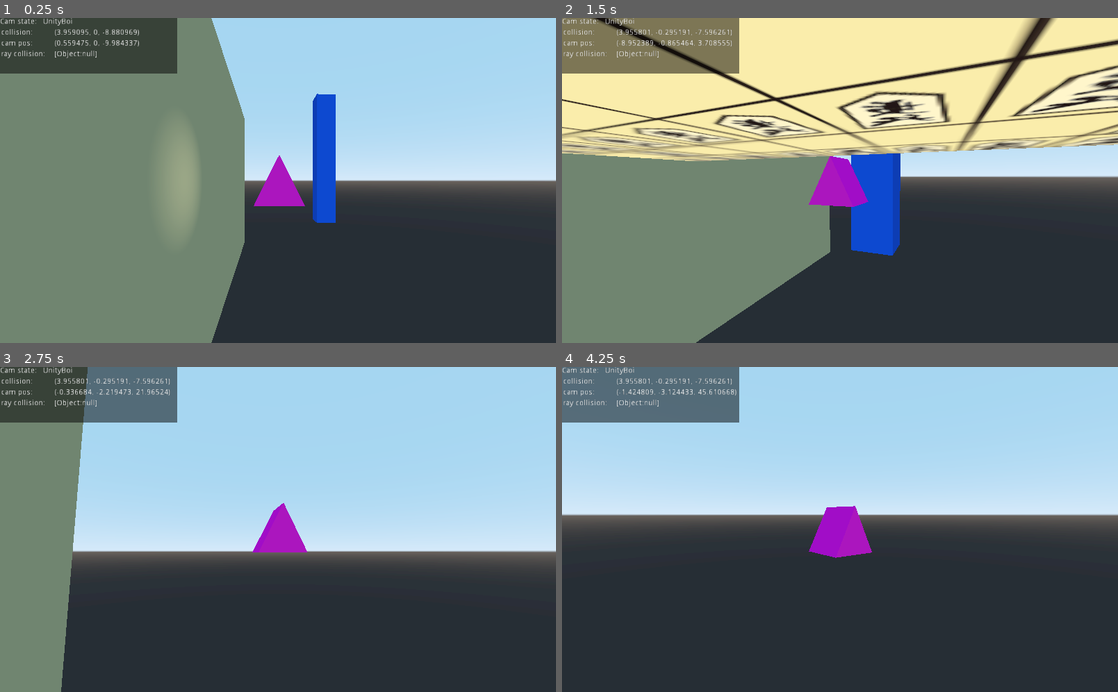
Above: before the commit, frames 1-4 (two rows, left to right).
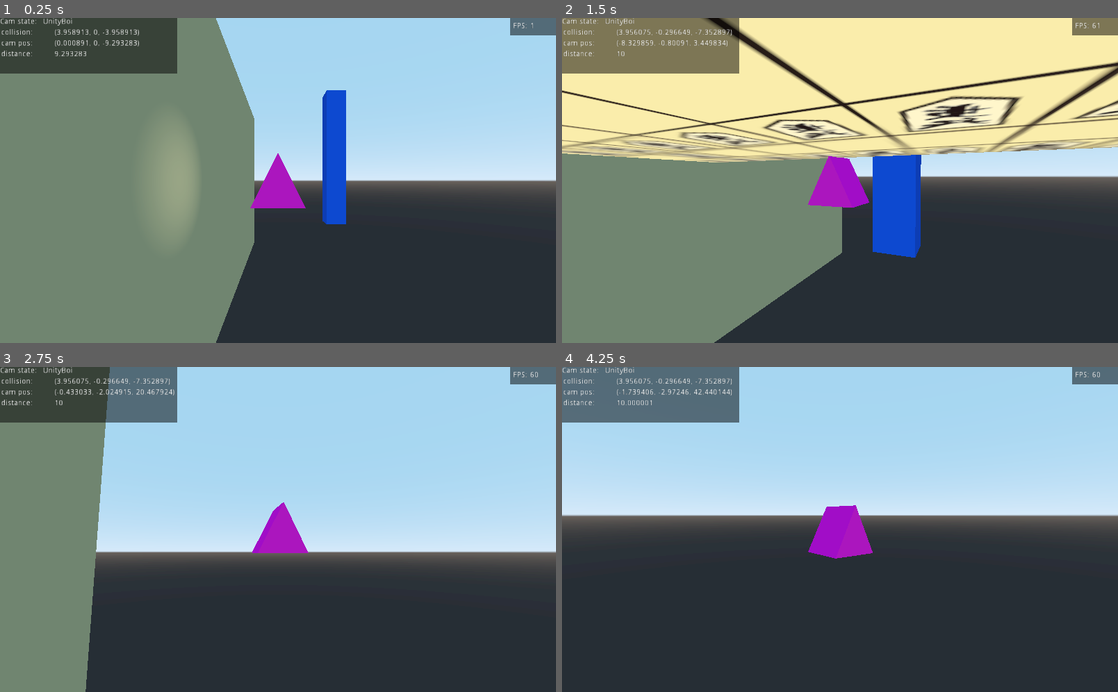
Above: after the commit, the same moments.

Repository: niklas-berg/Camera-State-Machine
Game: Godot game, scene res://Try hard.tscn
Two runs of this game, one before a commit and one after it. Both use one fixed random seed, a clock stepped at 60 frames per second and the inputs below.
Inputs (mouse positions are in pixels of both pictures, inside the frame that each line leads up to):
- Up to frame 1 (0.25 s): no input
- Up to frame 2 (1.5 s): move the mouse to (867, 180) at 0.52 s; hold Shift (crouch) 0.53-1.28 s; hold Up (ui_up) from 0.53 s (still down); tap Space (jump) at 0.77 s; move the mouse to (812, 180) at 1.27 s; tap Shift (crouch) at 1.35 s
- Up to frame 3 (2.75 s): keep holding Up (ui_up); tap Space (jump) at 1.52 s; move the mouse to (289, 523) at 2.02 s; hold Shift (crouch) from 2.03 s (still down)
- Up to frame 4 (4.25 s): keep holding Up (ui_up); move the mouse to (834, 536) at 2.77 s; release Shift (crouch) at 2.78 s; tap Shift (crouch) at 2.85 s; tap Space (jump) at 3.02, 3.77 s; tap Enter at 3.5 s; move the mouse to (878, 532) at 3.52 s; hold Shift (crouch) from 3.53 s (still down)

The runs differ from the first frame. In frame 1, 4.0% of the frame differs, in the area x 0-100%, y 0-100%; in frame 2, 20%; in frame 3, 5.3%; in frame 4, 1.4%.

Commit message:
Using a slight nudge on KinematicBody to detect whether we're sliding or occlusion has occurred

Diff:
--- /dev/null
+++ b/KinematicBody.gd
@@ -0,0 +1,20 @@
+extends KinematicBody
+
+var velocity: Vector3
+var useKinematics: bool = false
+
+func _ready():
+	velocity = Vector3(0,0,0)
+
+func _process(delta):
+#	velocity = get_node("/root/Node/KinematicBody/Camera/States/UnityBoi").vel
+	pass
+
+func _physics_process(delta):
+	if useKinematics:
+		move_and_slide(velocity)
+
+
+func move(vel):
+#	move_and_slide(velocity)
+	pass
--- a/Movement.gd
+++ b/Movement.gd
@@ -36,4 +36,5 @@
 	preA = target.global_transform.origin
 
 func _physics_process(delta):
-	target.global_transform.origin = target.global_transform.origin.cubic_interpolate(desiredPos, preA, postB, delta * 25.0)
+#	target.global_transform.origin = target.global_transform.origin.cubic_interpolate(desiredPos, preA, postB, delta * 25.0)
+	target.global_transform.origin = desiredPos
--- a/Try hard.tscn
+++ b/Try hard.tscn
@@ -1,16 +1,17 @@
-[gd_scene load_steps=25 format=2]
-
-[ext_resource path="res://Camera_State_Machine.gd" type="Script" id=1]
-[ext_resource path="res://Cam_Globals.gd" type="Script" id=2]
-[ext_resource path="res://Camera_Interface.gd" type="Script" id=3]
-[ext_resource path="res://Free_Look.gd" type="Script" id=4]
-[ext_resource path="res://Lerp_In.gd" type="Script" id=5]
-[ext_resource path="res://Lerp_Out.gd" type="Script" id=6]
-[ext_resource path="res://Collision_Position.gd" type="Script" id=7]
-[ext_resource path="res://Slide_Boi.gd" type="Script" id=8]
-[ext_resource path="res://UnityBoi.gd" type="Script" id=9]
-[ext_resource path="res://Assets/shogi.png" type="Texture" id=10]
-[ext_resource path="res://Movement.gd" type="Script" id=11]
+[gd_scene load_steps=28 format=2]
+
+[ext_resource path="res://KinematicBody.gd" type="Script" id=1]
+[ext_resource path="res://Camera_State_Machine.gd" type="Script" id=2]
+[ext_resource path="res://Cam_Globals.gd" type="Script" id=3]
+[ext_resource path="res://Camera_Interface.gd" type="Script" id=4]
+[ext_resource path="res://Free_Look.gd" type="Script" id=5]
+[ext_resource path="res://Lerp_In.gd" type="Script" id=6]
+[ext_resource path="res://Lerp_Out.gd" type="Script" id=7]
+[ext_resource path="res://Collision_Position.gd" type="Script" id=8]
+[ext_resource path="res://Slide_Boi.gd" type="Script" id=9]
+[ext_resource path="res://UnityBoi.gd" type="Script" id=10]
+[ext_resource path="res://Assets/shogi.png" type="Texture" id=11]
+[ext_resource path="res://Movement.gd" type="Script" id=12]
 
 [sub_resource type="SphereShape" id=1]
 
@@ -214,16 +215,16 @@
 distance_fade_mode = 0
 _sections_unfolded = [ "Albedo", "Flags", "Parameters" ]
 
-[sub_resource type="PlaneMesh" id=13]
-
-material = SubResource( 12 )
+[sub_resource type="PlaneMesh" id=9]
+
+material = SubResource( 8 )
 custom_aabb = AABB( 0, 0, 0, 0, 0, 0 )
 flip_faces = false
 size = Vector2( 2, 2 )
 subdivide_width = 0
 subdivide_depth = 0
 
-[sub_resource type="Shader" id=8]
+[sub_resource type="Shader" id=10]
 
 code = "shader_type canvas_item;
 render_mode blend_mix;
@@ -234,13 +235,29 @@
 }
 "
 
-[sub_resource type="ShaderMaterial" id=9]
+[sub_resource type="ShaderMaterial" id=11]
 
 render_priority = 0
-shader = SubResource( 8 )
+shader = SubResource( 10 )
 _sections_unfolded = [ "shader" ]
 
-[sub_resource type="PrismMesh" id=10]
+[sub_resource type="Shader" id=12]
+
+code = "shader_type canvas_item;
+render_mode blend_mix;
+
+void fragment(){
+
+	COLOR = vec4(0.0, 0.0, 0.0, 0.5);
+}
+"
+
+[sub_resource type="ShaderMaterial" id=13]
+
+render_priority = 0
+shader = SubResource( 12 )
+
+[sub_resource type="PrismMesh" id=14]
 
 custom_aabb = AABB( 0, 0, 0, 0, 0, 0 )
 flip_faces = false
@@ -307,6 +324,7 @@
 _sections_unfolded = [ "Albedo", "Roughness" ]
 
 [node name="Node" type="Node"]
+_sections_unfolded = [ "Pause", "Script" ]
 
 [node name="KinematicBody" type="KinematicBody" parent="."]
 transform = Transform( 1, 0, 0, 0, 1, 0, 0, 0, 1, 0, 0, -10 )
@@ -318,9 +336,11 @@
 move_lock_y = false
 move_lock_z = false
 collision/safe_margin = 0.005
+script = ExtResource( 1 )
 _sections_unfolded = [ "Collision", "Transform", "collision" ]
 
 [node name="CollisionShape" type="CollisionShape" parent="KinematicBody"]
+transform = Transform( 1, 0, 0, 0, 1, 0, 0, 0, 1, 0, 0, 2.56764 )
 shape = SubResource( 1 )
 disabled = false
 _sections_unfolded = [ "Transform", "shape" ]
@@ -339,34 +359,34 @@
 size = 1.0
 near = 0.05
 far = 100.0
-script = ExtResource( 1 )
+script = ExtResource( 2 )
 _sections_unfolded = [ "Transform" ]
 
 [node name="Globals" type="Node" parent="KinematicBody/Camera"]
-script = ExtResource( 2 )
+script = ExtResource( 3 )
 
 [node name="States" type="Node" parent="KinematicBody/Camera"]
-script = ExtResource( 3 )
+script = ExtResource( 4 )
 
 [node name="Free_Look" type="Node" parent="KinematicBody/Camera/States"]
-script = ExtResource( 4 )
+script = ExtResource( 5 )
 
 [node name="Lerp_In" type="Node" parent="KinematicBody/Camera/States"]
-script = ExtResource( 5 )
+script = ExtResource( 6 )
 
 [node name="Lerp_Out" type="Node" parent="KinematicBody/Camera/States"]
-script = ExtResource( 6 )
+script = ExtResource( 7 )
 
 [node name="Collision_Position" type="Node" parent="KinematicBody/Camera/States"]
-script = ExtResource( 7 )
+script = ExtResource( 8 )
 
 [node name="Slide_Boi" type="Node" parent="KinematicBody/Camera/States"]
-script = ExtResource( 8 )
+script = ExtResource( 9 )
 
 [node name="UnityBoi" type="Node" parent="KinematicBody/Camera/States"]
-script = ExtResource( 9 )
+script = ExtResource( 10 )
 mouseSens = 0.5
-damp = 15.0
+damp = 30.0
 
 [node name="OmniLight" type="OmniLight" parent="."]
 layers = 1
@@ -389,9 +409,8 @@
 omni_shadow_detail = 1
 
 [node name="A" type="MeshInstance" parent="."]
-editor/display_folded = true
 transform = Transform( 1, 0, 0, 0, 6.8, 0, 0, 0, 1, -5.91625, 2.33723, 15.2674 )
-layers = 1
+layers = 3
 material_override = null
 cast_shadow = 1
 extra_cull_margin = 0.0
@@ -408,12 +427,12 @@
 [node name="StaticBody" type="StaticBody" parent="A"]
 input_ray_pickable = true
 input_capture_on_drag = false
-collision_layer = 1
-collision_mask = 1
+collision_layer = 3
+collision_mask = 3
 physics_material_override = null
 constant_linear_velocity = Vector3( 0, 0, 0 )
 constant_angular_velocity = Vector3( 0, 0, 0 )
-_sections_unfolded = [ "Transform" ]
+_sections_unfolded = [ "Collision", "Matrix", "Transform" ]
 
 [node name="CollisionShape" type="CollisionShape" parent="A/StaticBody"]
 shape = SubResource( 4 )
@@ -421,9 +440,8 @@
 _sections_unfolded = [ "Transform", "Visibility" ]
 
 [node name="B" type="MeshInstance" parent="."]
-editor/display_folded = true
 transform = Transform( 1, 0, 0, 0, 10.46, 0, 0, 0, 30, 5, 0, 0 )
-layers = 1
+layers = 3
 material_override = null
 cast_shadow = 1
 extra_cull_margin = 0.0
@@ -440,12 +458,12 @@
 [node name="StaticBody" type="StaticBody" parent="B"]
 input_ray_pickable = true
 input_capture_on_drag = false
-collision_layer = 1
-collision_mask = 1
+collision_layer = 3
+collision_mask = 3
 physics_material_override = null
 constant_linear_velocity = Vector3( 0, 0, 0 )
 constant_angular_velocity = Vector3( 0, 0, 0 )
-_sections_unfolded = [ "Transform" ]
+_sections_unfolded = [ "Collision", "Transform" ]
 
 [node name="CollisionShape" type="CollisionShape" parent="B/StaticBody"]
 shape = SubResource( 7 )
@@ -463,14 +481,70 @@
 lod_min_hysteresis = 0.0
 lod_max_distance = 0.0
 lod_max_hysteresis = 0.0
-mesh = SubResource( 13 )
+mesh = SubResource( 9 )
 skeleton = NodePath("..")
 material/0 = null
 _sections_unfolded = [ "Geometry", "Transform", "Visibility", "mesh" ]
 
+[node name="FpsPanel" type="Panel" parent="."]
+material = SubResource( 11 )
+anchor_left = 0.0
+anchor_top = 0.0
+anchor_right = 0.0
+anchor_bottom = 0.0
+margin_left = 940.0
+margin_top = -1.0
+margin_right = 1025.0
+margin_bottom = 32.0
+rect_pivot_offset = Vector2( 0, 0 )
+rect_clip_content = false
+mouse_filter = 0
+mouse_default_cursor_shape = 0
+size_flags_horizontal = 1
+size_flags_vertical = 1
+_sections_unfolded = [ "Material", "material" ]
+
+[node name="FpsLabel" type="Label" parent="FpsPanel"]
+anchor_left = 0.0
+anchor_top = 0.0
+anchor_right = 0.0
+anchor_bottom = 0.0
+margin_left = 36.0
+margin_top = 9.0
+margin_right = 76.0
+margin_bottom = 23.0
+rect_pivot_offset = Vector2( 0, 0 )
+rect_clip_content = false
+mouse_filter = 2
+mouse_default_cursor_shape = 0
+size_flags_horizontal = 1
+size_flags_vertical = 4
+percent_visible = 1.0
+lines_skipped = 0
+max_lines_visible = -1
+
+[node name="Label" type="Label" parent="FpsPanel"]
+anchor_left = 0.0
+anchor_top = 0.0
+anchor_right = 0.0
+anchor_bottom = 0.0
+margin_left = 5.0
+margin_top = 9.0
+margin_right = 45.0
+margin_bottom = 23.0
+rect_pivot_offset = Vector2( 0, 0 )
+rect_clip_content = false
+mouse_filter = 2
+mouse_default_cursor_shape = 0
+size_flags_horizontal = 1
+size_flags_vertical = 4
+text = "FPS:"
+percent_visible = 1.0
+lines_skipped = 0
+max_lines_visible = -1
+
 [node name="Debug" type="Panel" parent="."]
-editor/display_folded = true
-material = SubResource( 9 )
+material = SubResource( 13 )
 anchor_left = 0.0
 anchor_top = 0.0
 anchor_right = 0.0
--- a/UnityBoi.gd
+++ b/UnityBoi.gd
@@ -9,19 +9,25 @@
 var yaw: float
 var pitch: float
 var t: float
+#var tOut: float
 var previousRotation: Quat
 var offset: Vector3
+var newOffset: Vector3
 var ray: RayCast
 var hit
-var colliding: bool
+var occlusion: bool
 
-var desiredCamPos
+var desiredCamPos: Vector3
+var previousCamPos: Vector3
+var finalCamPos: Vector3
 var collisionPoint
+var wouldCollide: bool # Use KinematicBody to see whether we're sliding along wall or occlusion has occurred
+var previousCollisionPoint: Vector3 # Used when zooming out
+var previousCollisionLength: float
 var newRotation
 
-
 func enter():
-	colliding = false
+	occlusion = false
 	ray = RayCast.new()
 	target.add_child(ray)
 	ray.enabled = true
@@ -29,7 +35,8 @@
 	ray.set_collision_mask_bit(1, false)
 
 	previousRotation = Quat(camera.global_transform.basis)
-	offset = camera.global_transform.origin - target.global_transform.origin
+	offset = camera.global_transform.origin - target.global_transform.origin # Should only be set once
+#	offset = offset.rotated(Vector3(0,1,0), deg2rad(90))
 
 	# This is uggu, but needed when placing quat calculations in _process().
 	# Maybe it's unecessary.
@@ -42,26 +49,64 @@
 
 func _process(_delta):
 	mouseDelta = Vector2(0,0)
+	t += _delta * 5.05
+	t = clamp(t, 0, 1)
+
+#	tOut += _delta * 0.05
+#	tOut = clamp(tOut, 0, 1)
 	# |> A
+
+func update(_delta):
+
+
 	newRotation = Quat(Basis(Vector3(deg2rad(pitch), deg2rad(yaw), 0)))
 	newRotation = previousRotation.slerp(newRotation, _delta * damp)
 	previousRotation = newRotation
+
 	desiredCamPos = target.global_transform.origin + newRotation * offset
 	collisionPoint = check_collision(desiredCamPos)
 	# |) A
-func update(_delta):
-
-	# |< A
 
 	if(collisionPoint):
-		colliding = true
-		camera.global_transform.origin = collisionPoint
-#		camera.global_transform.origin = camera.global_transform.origin.linear_interpolate(collisionPoint, _delta * 25)
+		previousCollisionPoint = collisionPoint
+		previousCollisionLength = (collisionPoint - camera.global_transform.origin).length()
+		var slightNudge: float = 0.0000001
+		# checking behind KinBody
+		wouldCollide = $"/root/Node/KinematicBody".test_move(camera.global_transform, (-(target.global_transform.origin - camera.global_transform.origin)).normalized()*slightNudge, false)
+		var epsilon = 0.01
+		if((camera.global_transform.origin - collisionPoint).length() > epsilon && !wouldCollide):
+
+			if(occlusion == false):
+				t = 0
+			occlusion = true
+			newOffset = offset.normalized() * (t*(target.global_transform.origin - collisionPoint).length() + (1-t)*(target.global_transform.origin - camera.global_transform.origin).length())
+			finalCamPos = target.global_transform.origin + newRotation * newOffset
+
+			if(t >= 0.9999):
+				occlusion = false
+			print("foo")
+		else:
+			print("bar")
+			finalCamPos = collisionPoint
 	else:
-		colliding = false
-		camera.global_transform.origin = desiredCamPos
-#		camera.global_transform.origin = camera.global_transform.origin.linear_interpolate(desired_cam_pos, _delta * 5)
-
+		if occlusion == true:
+#			print("We zooming out now")
+#			tOut = 0
+#			t = 1 - t
+			t = 0
+			t = clamp(t, 0, 1)
+#			print(previousCollisionLength)
+			previousCollisionLength = (camera.global_transform.origin - target.global_transform.origin).length()
+		occlusion = false
+#		print("t: ", t, "\ncollisionPoint: ", collisionPoint, "\n------------")
+#		if t < 0.98 && previousCollisionPoint != null:
+#			newOffset = offset.normalized() * (t*(target.global_transform.origin - desiredCamPos).length() + (1-t)*(target.global_transform.origin - previousCollisionPoint).length())
+		newOffset = offset.normalized() * (t*(offset).length() + (1-t)*previousCollisionLength)
+		finalCamPos = target.global_transform.origin + newRotation * newOffset
+#		else:
+#			finalCamPos = desiredCamPos
+	camera.global_transform.origin = finalCamPos
+	previousCamPos = camera.global_transform.origin
 	camera.look_at(target.global_transform.origin, Vector3(0, 1, 0))
 
 	debug()
@@ -78,15 +123,17 @@
 	ray.force_raycast_update()
 	ray.cast_to = -(target.global_transform.origin - desired_cam_pos)
 	hit = ray.get_collision_point()
-	write_label("Key3", "ray collision:")
+#	write_label("Key3", "ray collision:")
 	var collider = ray.get_collider()
-	write_label("Value3", str(collider))
+#	write_label("Value3", str(collider))
 
 	if collider:
 		return hit
 	else:
 		return null
 
+func checkOcclusion(collisionPoint):
+	pass
 
 func write_label(label, content):
 	get_node("/root/Node/Debug").get_node(label).set_text(content)
@@ -98,7 +145,8 @@
 #	write_label("Value2", str(get_node("/root/Node/KinematicBody/Camera").get_global_transform().origin.distance_to(target.global_transform.origin)))
 	write_label("Key2", "cam pos:")
 	write_label("Value2", str(camera.global_transform.origin))
-#	write_label("Key3", "ray pos:")
-#	write_label("Value3", str(ray.global_transform.origin))
+	write_label("Key3", "distance:")
+	write_label("Value3", str( (camera.global_transform.origin - target.global_transform.origin).length() ))
+#	Line.new()
 
-#	Line.new()
+	get_node("/root/Node/FpsPanel").get_node("FpsLabel").set_text(str(Engine.get_frames_per_second()))
--- a/project.godot
+++ b/project.godot
@@ -23,10 +23,6 @@
 [autoload]
 
 Cam_Globals="*res://Cam_Globals.gd"
-
-[display]
-
-window/size/fullscreen=true
 
 [input]
 
Not shown: 4 places in Try hard.tscn that only renumber resources
